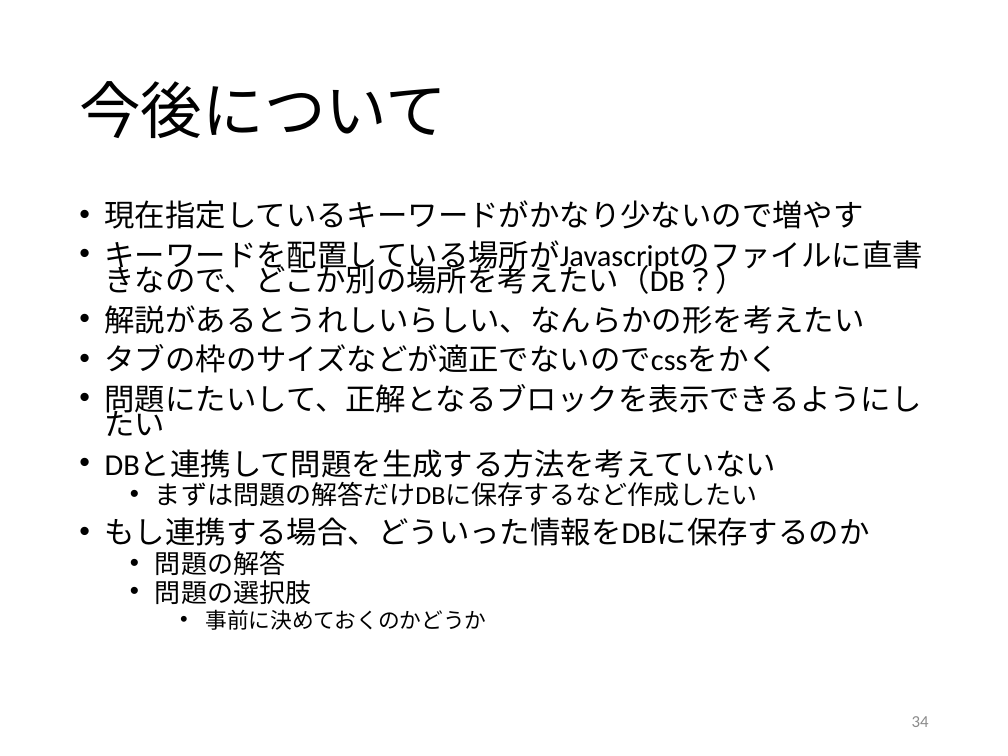
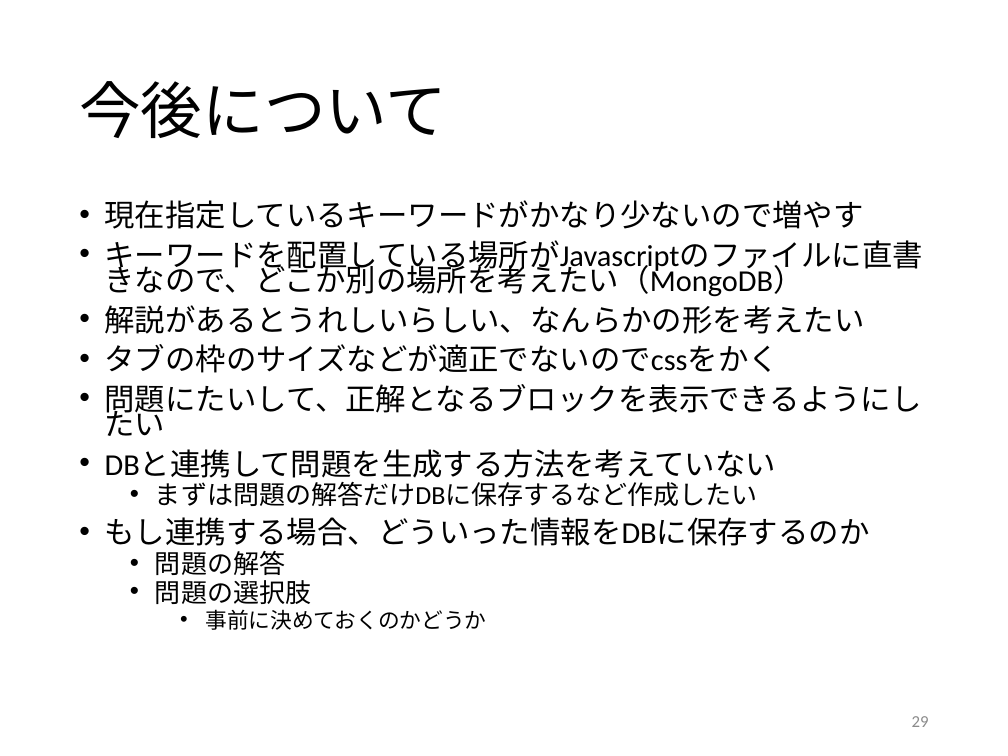
Before and after one commit to kait-takanolab/1821121-shimaoka-thesis, a slide deck: slide 29 of 1821121_shimaoka_sotsuken.pptx (slide 34 before the commit). Drawn at 1008x756 pixels with LibreOffice and Linux fonts; fonts in the diff are those of the drawing. Boxes give left, top, right and bottom in pixels: in the first picture for what was removed or moved away, otherwise in the second. Text is boxed around its words. In the diff, an @@ line names an element or a change of style, - is before the commit and + after.

Commit message:
node.jsについて追記
サーバとしての利用に変更

```diff
--- a/1821121_shimaoka_sotsuken.pptx
+++ b/1821121_shimaoka_sotsuken.pptx
@@ text at (105,240,923,297): text changed @@
-• キーワードを配置している場所がJavascriptのファイルに直書きなので、どこか別の場所を考えたい（DB？）
+• キーワードを配置している場所がJavascriptのファイルに直書きなので、どこか別の場所を考えたい（MongoDB）
@@ page number at (912,716,929,727): text changed @@
-34
+29
```
Also in this commit, not shown: 3 other slides changed, 2 slides added, 7 slides removed.
